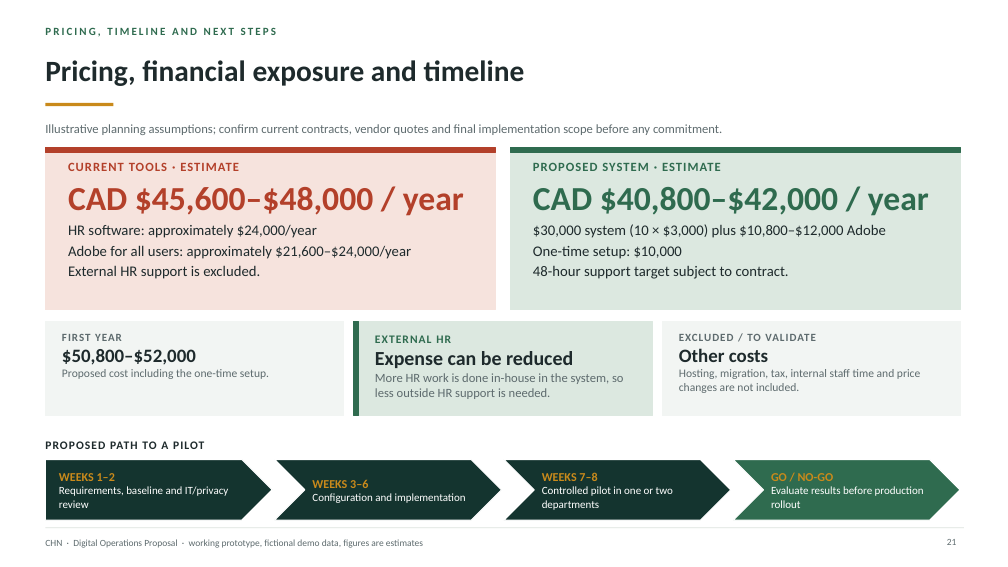
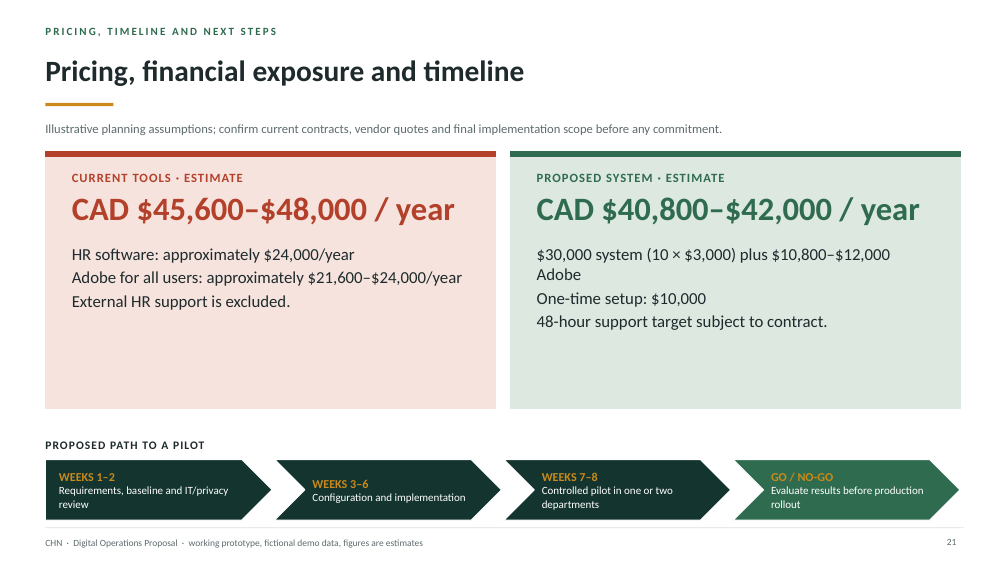
Before and after one commit to AndalibOlee/Portfolio, a slide deck: slide 21 of demo-platform/docs/CHN_Executive_Digital_Operations_Proposal.pptx. Drawn at 1008x567 pixels with LibreOffice and Linux fonts; fonts in the diff are those of the drawing. Boxes give left, top, right and bottom in pixels: in the first picture for what was removed or moved away, otherwise in the second. Text is boxed around its words. In the diff, an @@ line names an element or a change of style, - is before the commit and + after.

```diff
--- a/demo-platform/docs/CHN_Executive_Digital_Operations_Proposal.pptx
+++ b/demo-platform/docs/CHN_Executive_Digital_Operations_Proposal.pptx
@@ rectangle: place and size @@
-rectangle at (45, 147, 495, 153)
+rectangle at (45, 151, 495, 157)
@@ rectangle: place and size @@
-rectangle at (45, 147, 495, 310)
+rectangle at (45, 151, 495, 408)
@@ text "CURRENT TOOLS · ESTIMATE": place and size @@
-text "CURRENT TOOLS · ESTIMATE" at (68, 162, 464, 279)
+text "CURRENT TOOLS · ESTIMATE" at (72, 173, 462, 310)
@@ rectangle: place and size @@
-rectangle at (510, 147, 960, 153)
+rectangle at (510, 151, 960, 157)
@@ rectangle: place and size @@
-rectangle at (510, 147, 960, 310)
+rectangle at (510, 151, 960, 408)
@@ text "PROPOSED SYSTEM · ESTIMATE": place and size @@
-text "PROPOSED SYSTEM · ESTIMATE" at (533, 162, 929, 279)
+text "PROPOSED SYSTEM · ESTIMATE" at (537, 173, 920, 330)
@@ text at (72, 197, 462, 310): size 32 to 31 pt in "CAD $45,600–$48,000 / year"; size 14 to 16 pt in "HR software: approximately $24,000/year", "Adobe for all users: approximately $21,600–$24,000/year", "External HR support is excluded." @@
@@ text at (537, 197, 920, 330): size 32 to 31 pt in "CAD $40,800–$42,000 / year"; size 14 to 16 pt in "$30,000 system (10 × $3,000) plus $10,800–$12,000 ...", "One-time setup: $10,000", "48-hour support target subject to contract." @@
@@ rectangle removed at (45, 321, 344, 416) @@
@@ rectangle removed at (354, 321, 653, 416) @@
@@ rectangle removed at (354, 321, 358, 416) @@
@@ rectangle removed at (662, 321, 961, 416) @@
@@ text removed at (62, 334, 269, 379) @@
-FIRST YEAR
-$50,800–$52,000
-Proposed cost including the one-time setup.
@@ text removed at (375, 335, 624, 399) @@
-EXTERNAL HR
-Expense can be reduced
-More HR work is done in-house in the system, so less outside HR support is needed.
@@ text removed at (679, 334, 920, 393) @@
-EXCLUDED / TO VALIDATE
-Other costs
-Hosting, migration, tax, internal staff time and price changes are not included.
```
Also in this commit, not shown: 8 other files.
